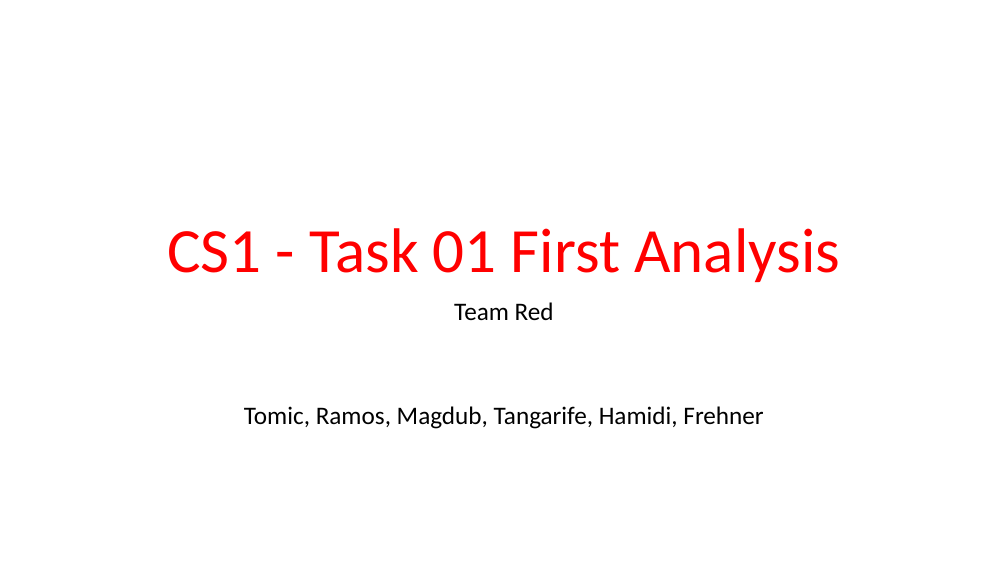
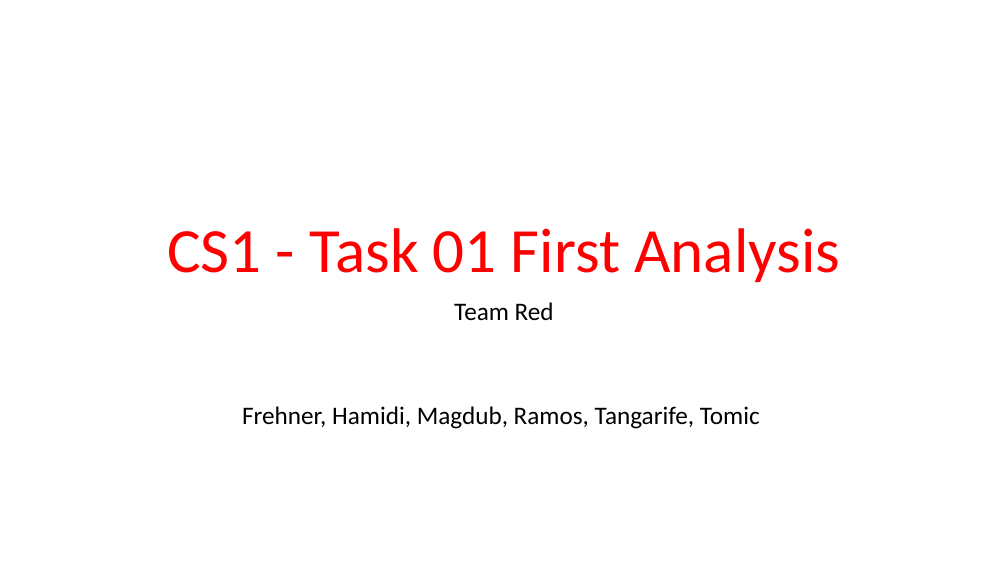
Before and after one commit to tomia1/ch.bfh.btx8081.w2016.red, a slide deck: slide 1 of doc/task1/red_task1.pptx. Drawn at 1008x567 pixels with LibreOffice and Linux fonts; fonts in the diff are those of the drawing. Boxes give left, top, right and bottom in pixels: in the first picture for what was removed or moved away, otherwise in the second. Text is boxed around its words. In the diff, an @@ line names an element or a change of style, - is before the commit and + after.

```diff
--- a/doc/task1/red_task1.pptx
+++ b/doc/task1/red_task1.pptx
@@ subtitle at (x1=242, y1=406, x2=760, y2=429): text changed @@
-Tomic, Ramos, Magdub, Tangarife, Hamidi, Frehner
+Frehner, Hamidi, Magdub, Ramos, Tangarife, Tomic
```
Also in this commit, not shown: 1 other slide changed, 1 slide added, 1 slide removed.
